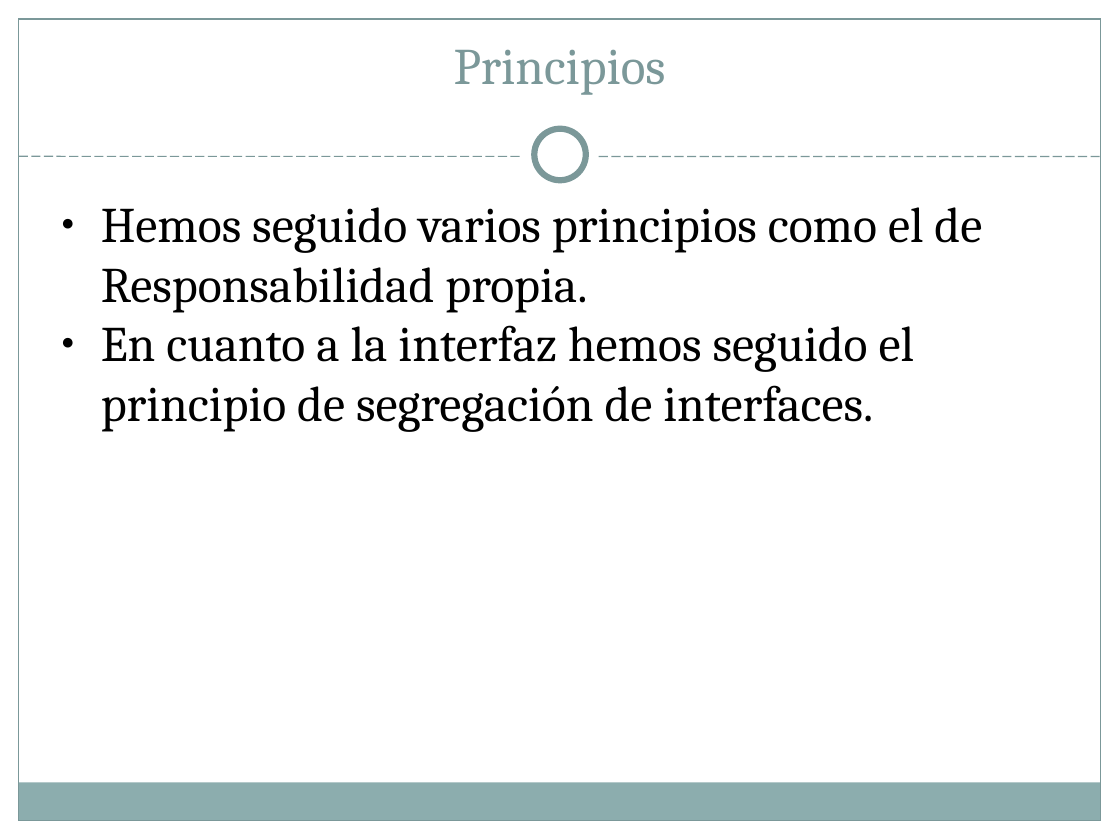
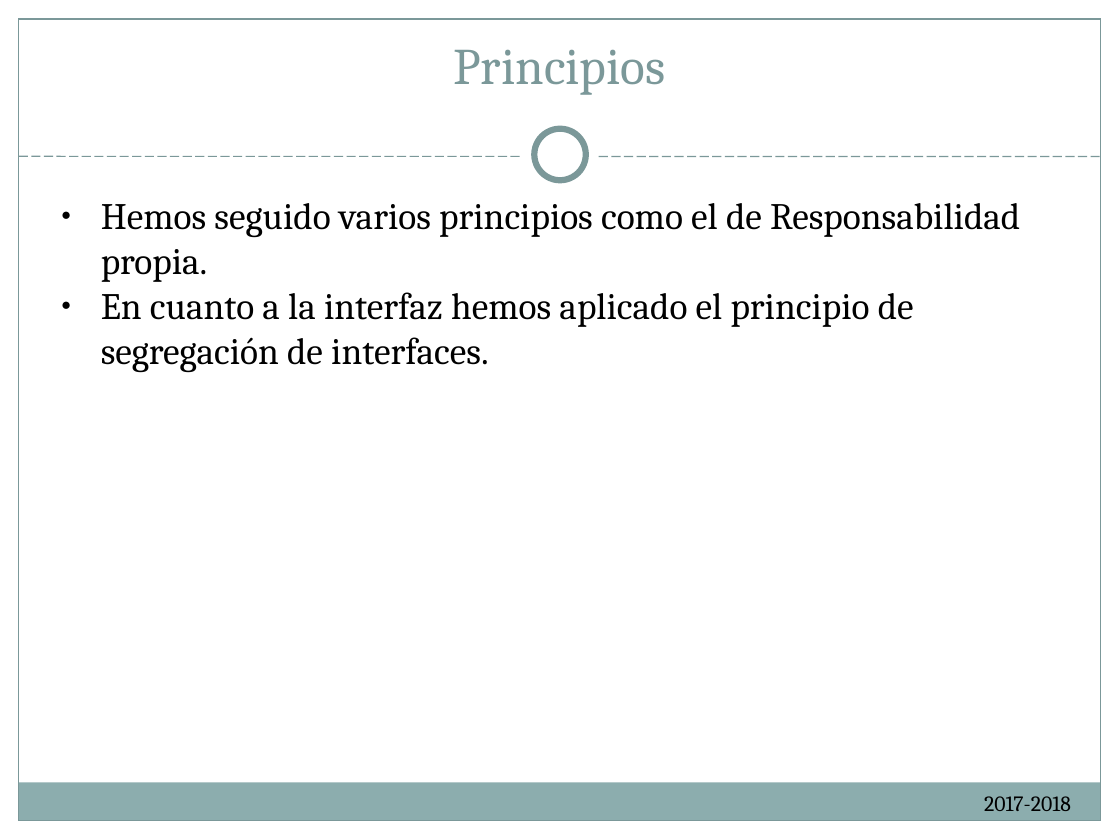
Before and after one commit to ReivajRa/Cooking_Ingenieros, a slide deck: slide 9 of Documentación/Cheap Deal presentacion.ppt (slide 8 before the commit). Drawn at 1120x840 pixels with LibreOffice and Linux fonts; fonts in the diff are those of the drawing. Boxes give left, top, right and bottom in pixels: in the first picture for what was removed or moved away, otherwise in the second. Text is boxed around its words. In the diff, an @@ line names an element or a change of style, - is before the commit and + after.

Commit message:
Presentación y codigo refinado
Presentación terminada. Se han actualizado pequeños detalles del código, mayoritariamente Strings que muestra la interfaz.

```diff
--- a/Documentación/Cheap Deal presentacion.ppt
+++ b/Documentación/Cheap Deal presentacion.ppt
@@ subtitle at (101,203,1020,282): size 32 to 24 pt in "Hemos seguido varios principios como el de ..." @@
@@ subtitle at (101,292,914,373): text changed; size 32 to 24 pt @@
-● En cuanto a la interfaz hemos seguido el principio de segregación de interfaces.
+● En cuanto a la interfaz hemos aplicado el principio de segregación de interfaces.
@@ text added at (984,796,1071,811), 14 pt, text #000000 @@
+2017-2018
```
Also in this commit, not shown: 13 other slides changed, 4 slides added, 8 slides removed, 13 other files.
